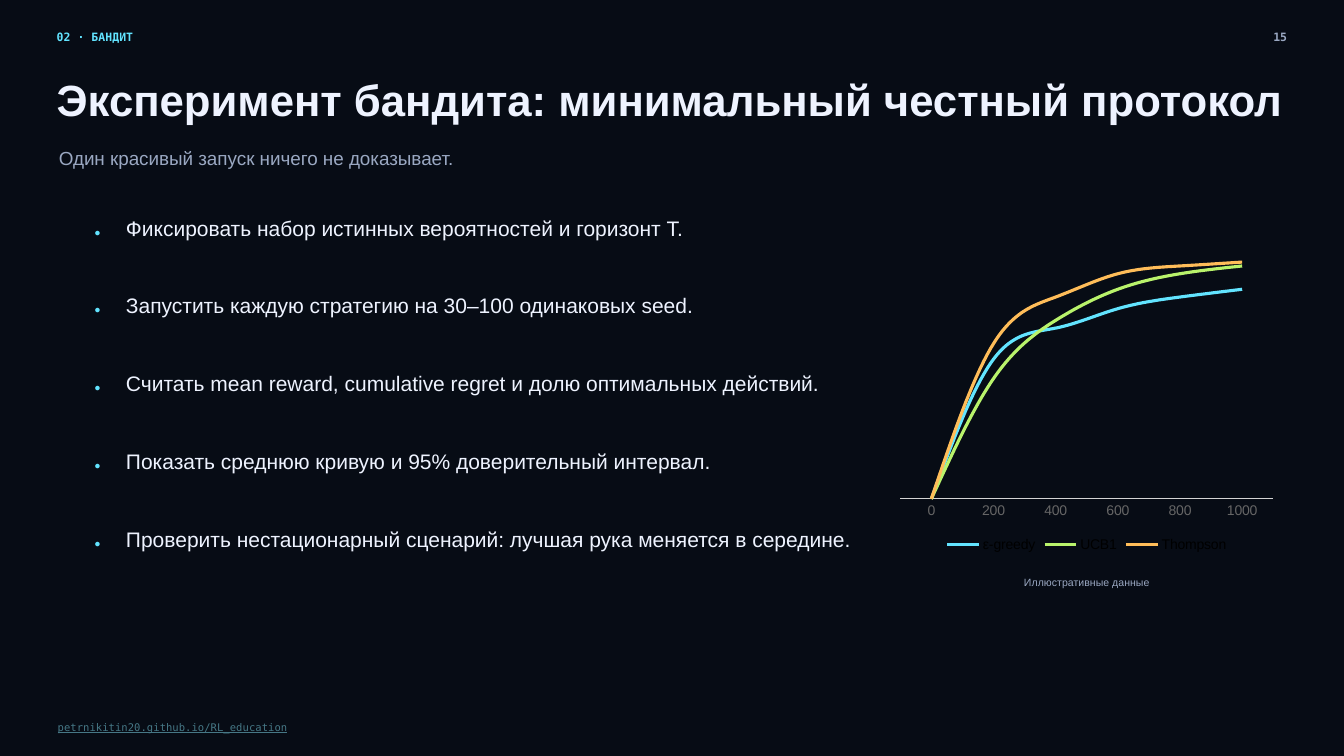
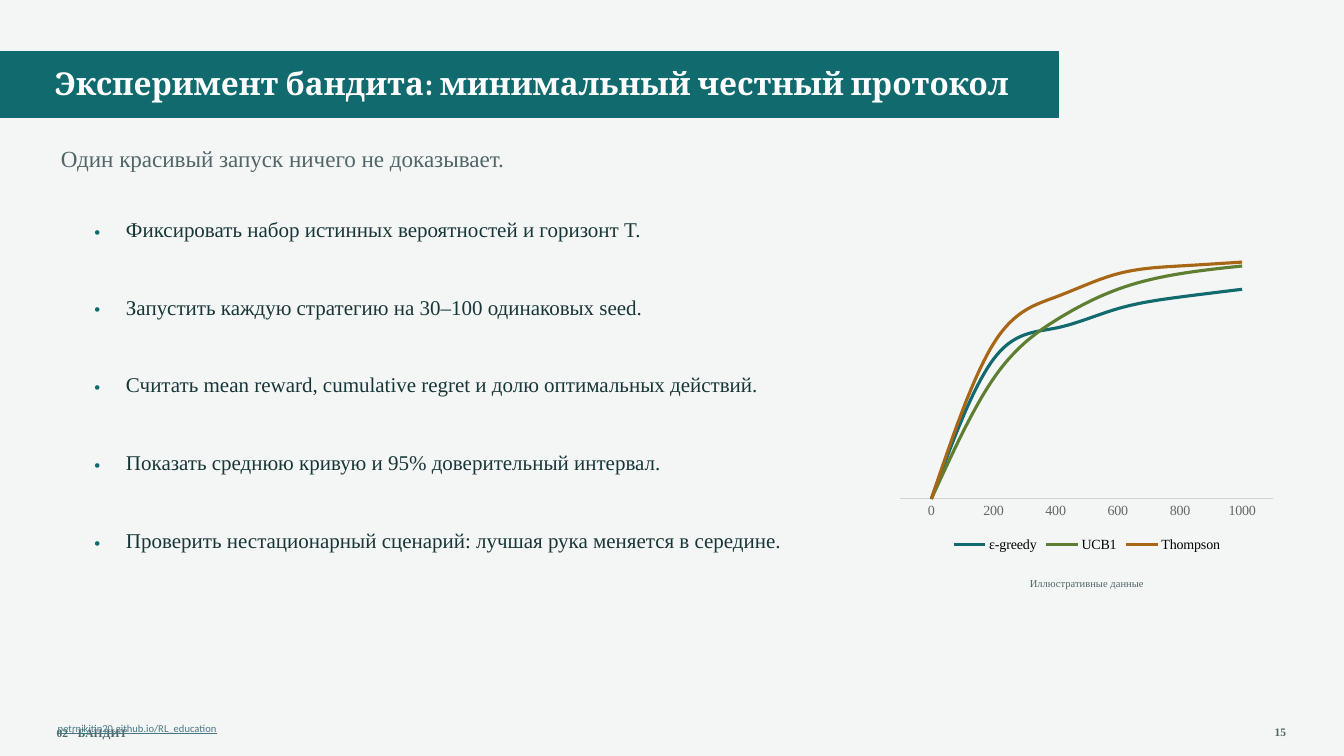
Before and after one commit to PetrNikitin20/RL_education, a slide deck: slide 15 of slides/RL_подготовка_к_лабораторной_работе.pptx. Drawn at 1344x756 pixels with LibreOffice and Linux fonts; fonts in the diff are those of the drawing; background and template pictures are left out. Boxes give left, top, right and bottom in pixels: in the first picture for what was removed or moved away, otherwise in the second. Text is boxed around its words. In the diff, an @@ line names an element or a change of style, - is before the commit and + after.

```diff
--- a/slides/RL_подготовка_к_лабораторной_работе.pptx
+++ b/slides/RL_подготовка_к_лабораторной_работе.pptx
@@ background #070C15 to picture (left out) @@
@@ rectangle added at <box>0,51,1059,118</box>, fill #116A6E, outline #116A6E 0.75 pt @@
@@ text "Эксперимент бандита: минимальный честный протокол": place and size @@
-text "Эксперимент бандита: минимальный честный протокол" at <box>57,83,1282,125</box>
+text "Эксперимент бандита: минимальный честный протокол" at <box>55,70,1009,103</box>
@@ text "Эксперимент бандита: минимальный честный протокол" at <box>55,70,1009,103</box>: size 31.3 to 22.5 pt, font Arial to Cambria, text colour #EEF3FF to #FFFFFF; line spacing 1 to 1.05 @@
@@ text "Один красивый запуск ничего не ..." at <box>61,151,504,172</box>: size 13.5 to 16.5 pt, font Arial to Times New Roman, text colour #9AA8C2 to #516667; line spacing 1 to 1.05 @@
@@ text at <box>95,218,118,245</box>: text changed; size 7.5 to 12 pt; font Arial to Times New Roman; text colour #62E4FF to #116A6E @@
-●
+•
@@ line chart at <box>892,221,1280,557</box> @@
@@ colour of ε-greedy #62E4FF to #116A6E @@
@@ colour of UCB1 #B9F36B to #5E7E31 @@
@@ colour of Thompson #FFBD59 to #A86716 @@
@@ legend changed @@
@@ category axis changed @@
@@ text at <box>95,295,118,323</box>: text changed; size 7.5 to 12 pt; font Arial to Times New Roman; text colour #62E4FF to #116A6E @@
-●
+•
@@ text at <box>95,373,118,400</box>: text changed; size 7.5 to 12 pt; font Arial to Times New Roman; text colour #62E4FF to #116A6E @@
-●
+•
@@ text at <box>95,451,118,478</box>: text changed; size 7.5 to 12 pt; font Arial to Times New Roman; text colour #62E4FF to #116A6E @@
-●
+•
@@ text at <box>95,528,118,556</box>: text changed; size 7.5 to 12 pt; font Arial to Times New Roman; text colour #62E4FF to #116A6E @@
-●
+•
@@ font Arial to Times New Roman, text colour #EEF3FF to #183637; line spacing 1 to 1.05 in 5 elements at <box>126,222,641,242</box>, <box>126,300,641,319</box>, <box>126,377,757,397</box>, <box>126,455,660,475</box>, <box>126,533,781,553</box> @@
@@ text "Иллюстративные данные" at <box>1030,580,1143,589</box>: font Arial to Times New Roman, text colour #9AA8C2 to #516667; line spacing 1 to 1.05 @@
@@ text "petrnikitin20.github.io/RL_education" at <box>58,725,217,735</box>: font DejaVu Sans Mono to Calibri; line spacing 1 to 1.05 @@
@@ text "02 · БАНДИТ": place and size @@
-text "02 · БАНДИТ" at <box>57,32,133,44</box>
+text "02 · БАНДИТ" at <box>57,729,127,741</box>
@@ text "02 · БАНДИТ" at <box>57,729,127,741</box>: font DejaVu Sans Mono to Times New Roman, text colour #62E4FF to #516667; line spacing 1 to 1.05 @@
@@ text "15": place and size @@
-text "15" at <box>1273,32,1287,41</box>
+text "15" at <box>1275,728,1287,736</box>
@@ text "15" at <box>1275,728,1287,736</box>: font DejaVu Sans Mono to Times New Roman, text colour #9AA8C2 to #516667; line spacing 1 to 1.05 @@
```
Also in this commit, not shown: 44 other slides changed, 1 slide added, 9 other files.
